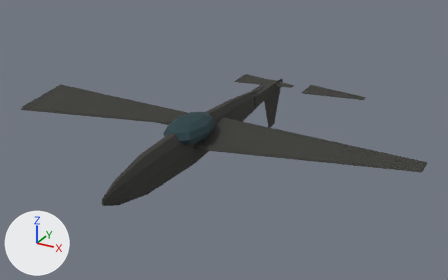
The glTF model game/assets/units/ju87_Destroyed.glb: old version first, new version second.
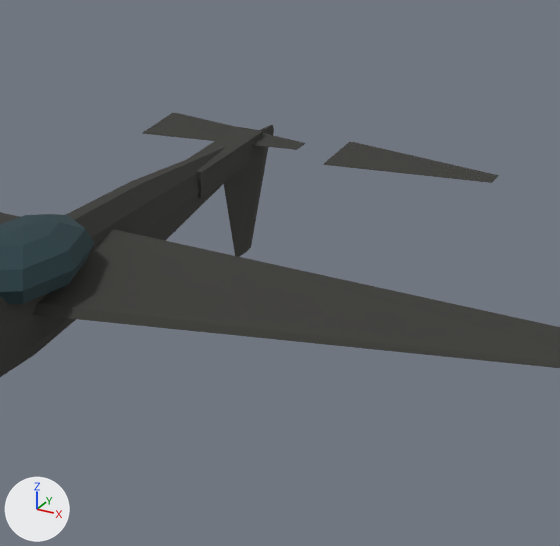
Old and new are each drawn whole from a 50 mm camera at (9.22, -15.98, 9.07) aimed at (0.34, 0.17, 1.0) and again close up on the part from 40% to 87% of the width and 12% to 84% of the height. Lighting does not change. The marker at lower left points along +X, +Y and +Z. The older version's two pictures come first. Where no turn or scale is listed for an object, it has been applied to the vertices.

Objects in the first close-up: 'Cockpit', 'Elevator_L', 'Elevator_R', 'Fuselage', 'Rudder', 'TailBoom', 'Wing_R' and 1 more.
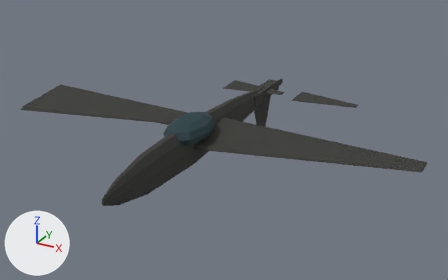
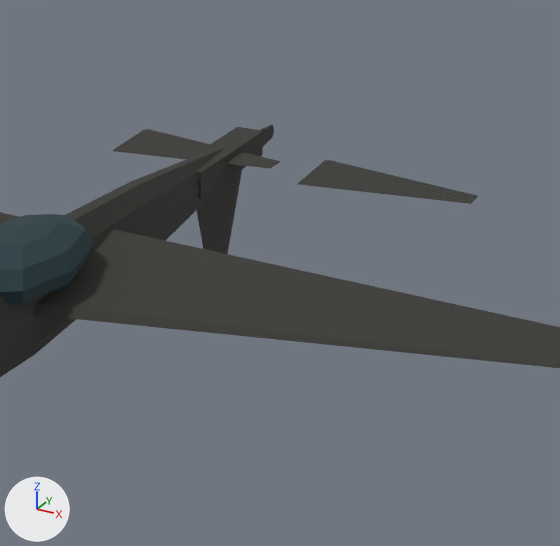
Where the change shows, as pixel boxes [x1, y1, x2, y2] in the close-ups (560 x 546 px):
'Elevator_R', moved: before [323, 142, 499, 183]; after [298, 160, 478, 204]
'Rudder', moved: before [224, 129, 270, 257]; after [197, 170, 242, 254]
'Elevator_L', moved: before [142, 113, 305, 150]; after [113, 129, 280, 169]

The change, as a list of edits to the scene's bpy script:
```text
Change ob_elevator_l:
    ob_elevator_l.location: (-1.38, 4.62, 1.56) -> (-1.38, 3.74, 1.56)
Change ob_elevator_r:
    ob_elevator_r.location: (1.38, 4.62, 1.56) -> (1.38, 3.74, 1.56)
Change ob_rudder:
    ob_rudder.location: (0.0, 4.62, 1.48) -> (0.0, 3.74, 1.48)
```
